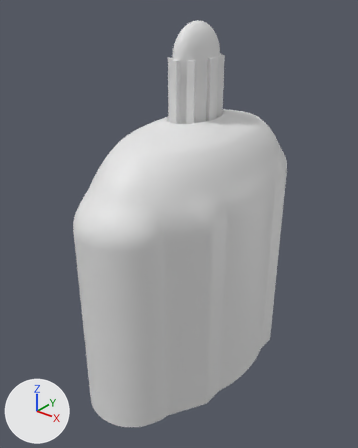
What one commit did to the glTF model models/grammar/grammar_35.glb.
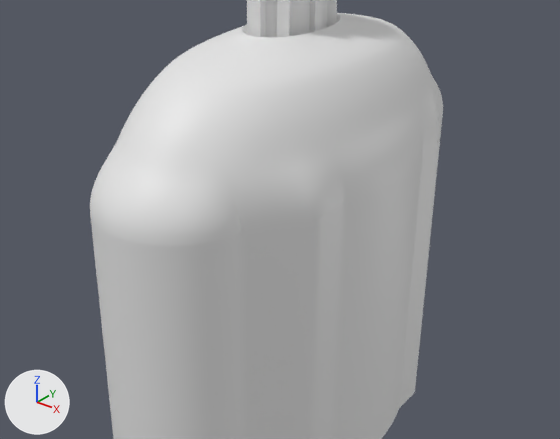
Each version is shown whole from a 50 mm lens placed at (3.15, -4.23, 4.33), pointed at (-0.09, -0.18, 1.82), then close up on the part from 5% to 100% of the width and 23% to 82% of the height. The lights are fixed; the arrows at lower left show +X, +Y and +Z. The first two pictures are the older version.

The first close-up shows 'lantern_0', 'lantern_col', 'vault_0', 'walls'.
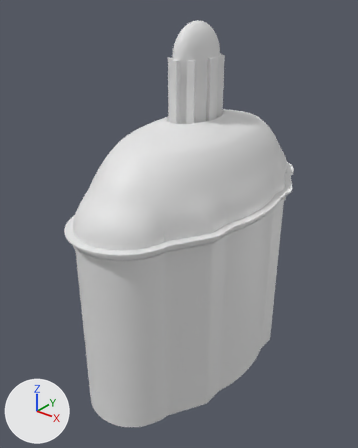
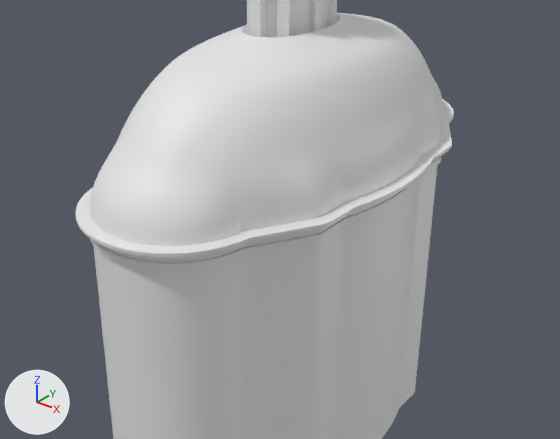
Changed parts and their boxes (x1, y1, x2, y2) in the close-ups (560 x 439 px):
```json
{"object": "cornice_out", "change": "added", "after": [76, 99, 454, 270]}
```

Edits to the scene script, one JSON object a line:
```json
{"op": "add", "block": "me_cornice_out", "code": ["me_cornice_out = bpy.data.meshes.new('cornice_out')", "me_cornice_out.from_pydata(...)  # 2880 vertices, 5760 faces; spans x -0.92..0.92, y -1.71..1.71, z 2.05..2.18"]}
{"op": "add", "block": "ob_cornice_out", "code": ["ob_cornice_out = bpy.data.objects.new('cornice_out', me_cornice_out)", "ob_cornice_out.location = (0.0, 0.0, 0.0)"]}
```
